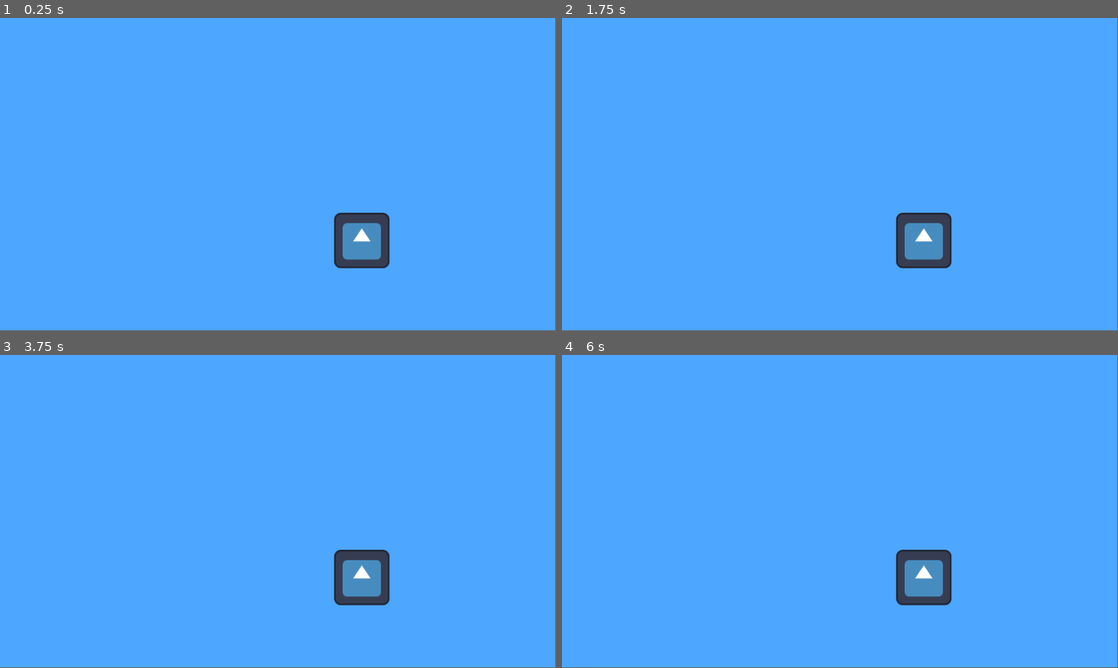
Above: before the commit, frames 1-4 (two rows, left to right).
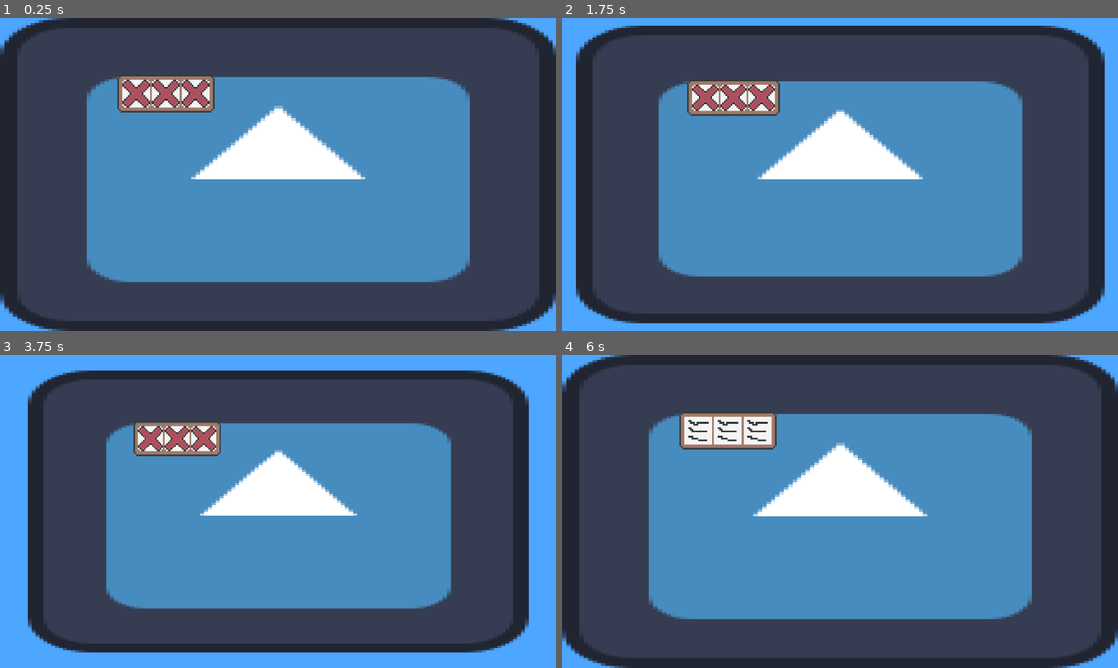
Above: after the commit, the same moments.

Repository: eric-marsh/farminata
Game: Godot game, scene res://scene/scene_switcher.tscn
The game is run twice, just before and just after one commit, with the same random seed, the same clock (stepped at 60 frames per second) and the same inputs. Before the commit the project starts from res://scene/SceneSwitcher.tscn. The engine's default icon, where the game draws it, is replaced by a stand-in: a white triangle on a blue panel in a dark square.
Inputs (mouse positions are in pixels of both pictures, inside the frame that each line leads up to):
- Up to frame 1 (0.25 s): no input
- Up to frame 2 (1.75 s): tap Enter at 0.5 s; move the mouse to (962, 158) at 0.52 s; tap Mouse wheel down (SCROLL_DOWN, bound only after the commit) at 0.6, 1.55 s; click (962, 158) at 0.67 s; tap Space (ui_select) at 0.77, 1.25, 1.52 s; tap Mouse wheel up (SCROLL_UP, bound only after the commit) at 0.8, 1.35 s; move the mouse to (728, 190) at 1.27 s; click (728, 190) at 1.42 s
- Up to frame 3 (3.75 s): tap Enter at 2, 3.5 s; move the mouse to (333, 442) at 2.02 s; tap Mouse wheel down (SCROLL_DOWN, bound only after the commit) at 2.1, 3.05, 3.6 s; click (333, 442) at 2.17 s; tap Mouse wheel up (SCROLL_UP, bound only after the commit) at 2.3, 2.85 s; tap Space (ui_select) at 2.75, 3.02 s; move the mouse to (250, 574) at 2.77 s; click (250, 574) at 2.92 s; move the mouse to (444, 558) at 3.52 s; click (444, 558) at 3.67 s
- Up to frame 4 (6 s): tap Space (ui_select) at 3.77, 4.25, 4.52 s; tap Mouse wheel up (SCROLL_UP, bound only after the commit) at 3.8, 4.35, 5.3, 5.85 s; move the mouse to (673, 464) at 4.27 s; click (673, 464) at 4.42 s; tap Mouse wheel down (SCROLL_DOWN, bound only after the commit) at 4.55, 5.1 s; move the mouse to (867, 511) at 5.02 s; click (867, 511) at 5.17 s; move the mouse to (756, 433) at 5.77 s; click (756, 433) at 5.92 s
In our replay, the window is 799x449 before the commit and 800x450 after it. These sizes can differ from the game's own. Grey fills any space a smaller window leaves; there, only what the larger window draws over its background counts as a difference.

The runs differ from the first frame. In frame 1, 98% of the frame differs, in the area x 0-100%, y 0-100%; in frame 2, 89%; in frame 3, 80%; in frame 4, 98%.
Error before the commit: Invalid access to property or key 'Audio' on a base object of type 'Node (globals)'. (res://script/main.gd:35)
Error after the commit: Invalid access to property or key 'Audio' on a base object of type 'Node (GlobalsNode)'. (res://script/main.gd:35)

Commit message:
add slotmachine that spins

Diff:
--- a/project.godot
+++ b/project.godot
@@ -20,9 +20,34 @@
 Debug="*res://script/debug.gd"
 Globals="*res://script/globals.gd"
 Util="*res://script/util.gd"
+Enum="*res://script/enum.gd"
+
+[display]
+
+window/size/viewport_width=640
+window/size/viewport_height=360
+window/size/window_width_override=1280
+window/size/window_height_override=720
+window/stretch/mode="canvas_items"
+window/stretch/aspect="expand"
+window/vsync/vsync_mode=0
+
+[input]
+
+SCROLL_UP={
+"deadzone": 0.2,
+"events": [Object(InputEventMouseButton,"resource_local_to_scene":false,"resource_name":"","device":-1,"window_id":0,"alt_pressed":false,"shift_pressed":false,"ctrl_pressed":false,"meta_pressed":false,"button_mask":8,"position":Vector2(377, 30),"global_position":Vector2(386, 78),"factor":1.0,"button_index":4,"canceled":false,"pressed":true,"double_click":false,"script":null)
+]
+}
+SCROLL_DOWN={
+"deadzone": 0.2,
+"events": [Object(InputEventMouseButton,"resource_local_to_scene":false,"resource_name":"","device":-1,"window_id":0,"alt_pressed":false,"shift_pressed":false,"ctrl_pressed":false,"meta_pressed":false,"button_mask":16,"position":Vector2(319, 17),"global_position":Vector2(328, 65),"factor":1.0,"button_index":5,"canceled":false,"pressed":true,"double_click":false,"script":null)
+]
+}
 
 [rendering]
 
+textures/canvas_textures/default_texture_filter=0
 renderer/rendering_method="gl_compatibility"
 renderer/rendering_method.mobile="gl_compatibility"
 environment/defaults/default_clear_color=Color(0.301961, 0.65098, 1, 1)
--- a/scene/SceneSwitcher.tscn
+++ /dev/null
@@ -1,7 +0,0 @@
-[gd_scene load_steps=2 format=3 uid="uid://d1obm0h3w6rdi"]
-
-[ext_resource type="PackedScene" uid="uid://ba0lyty7rw2vj" path="res://scene/main.tscn" id="1_6ypon"]
-
-[node name="SceneSwitcher" type="Node2D"]
-
-[node name="Main" parent="." instance=ExtResource("1_6ypon")]
--- a/scene/main.tscn
+++ b/scene/main.tscn
@@ -1,15 +1,21 @@
-[gd_scene load_steps=4 format=3 uid="uid://ba0lyty7rw2vj"]
+[gd_scene load_steps=5 format=3 uid="uid://ba0lyty7rw2vj"]
 
 [ext_resource type="Script" uid="uid://by0tfe1nx5cjc" path="res://script/main.gd" id="1_ig7tw"]
 [ext_resource type="Script" uid="uid://d4elg2t07heho" path="res://script/camera_2d.gd" id="2_v0l8b"]
 [ext_resource type="Texture2D" uid="uid://cwev440egrmyr" path="res://img/icon.svg" id="3_wp4xf"]
+[ext_resource type="PackedScene" uid="uid://ck234b7mscmrn" path="res://scene/slot_machine.tscn" id="4_brvut"]
 
 [node name="Main" type="Node2D"]
 script = ExtResource("1_ig7tw")
 
 [node name="Camera2D" type="Camera2D" parent="."]
+position = Vector2(320, 180)
 script = ExtResource("2_v0l8b")
 
 [node name="Icon" type="Sprite2D" parent="."]
-position = Vector2(194, 153)
+scale = Vector2(5.00781, 2.8125)
 texture = ExtResource("3_wp4xf")
+centered = false
+
+[node name="SlotMachine" parent="." instance=ExtResource("4_brvut")]
+position = Vector2(191, 87)
--- /dev/null
+++ b/scene/scene_switcher.tscn
@@ -0,0 +1,7 @@
+[gd_scene load_steps=2 format=3 uid="uid://d1obm0h3w6rdi"]
+
+[ext_resource type="PackedScene" uid="uid://ba0lyty7rw2vj" path="res://scene/main.tscn" id="1_hp0id"]
+
+[node name="SceneSwitcher" type="Node2D"]
+
+[node name="Main" parent="." instance=ExtResource("1_hp0id")]
--- /dev/null
+++ b/scene/slot_machine.tscn
@@ -0,0 +1,44 @@
+[gd_scene load_steps=6 format=3 uid="uid://ck234b7mscmrn"]
+
+[ext_resource type="Texture2D" uid="uid://0ujo5olp3s25" path="res://img/slots/slots.png" id="1_oebtt"]
+[ext_resource type="Script" uid="uid://b1r15orpmjjdd" path="res://script/slot_machine.gd" id="1_vdvju"]
+[ext_resource type="Texture2D" uid="uid://dk4c43vvjcjhn" path="res://img/slots/slots_white_bg.png" id="2_vdvju"]
+[ext_resource type="Texture2D" uid="uid://rxlpd65q3trl" path="res://img/slots/symbols/carrot_seed.png" id="4_om1wn"]
+
+[sub_resource type="RectangleShape2D" id="RectangleShape2D_cgo26"]
+size = Vector2(112, 44)
+
+[node name="SlotMachine" type="Area2D"]
+script = ExtResource("1_vdvju")
+
+[node name="white_bg" type="Sprite2D" parent="."]
+scale = Vector2(2, 2)
+texture = ExtResource("2_vdvju")
+
+[node name="slots_bg" type="Sprite2D" parent="."]
+scale = Vector2(2, 2)
+texture = ExtResource("1_oebtt")
+
+[node name="slot_symbols" type="Node2D" parent="."]
+
+[node name="slot_1" type="Sprite2D" parent="slot_symbols"]
+position = Vector2(-34, 0)
+scale = Vector2(2, 2)
+texture = ExtResource("4_om1wn")
+
+[node name="slot_2" type="Sprite2D" parent="slot_symbols"]
+scale = Vector2(2, 2)
+texture = ExtResource("4_om1wn")
+
+[node name="slot_3" type="Sprite2D" parent="slot_symbols"]
+position = Vector2(34, 0)
+scale = Vector2(2, 2)
+texture = ExtResource("4_om1wn")
+
+[node name="CollisionShape2D" type="CollisionShape2D" parent="."]
+shape = SubResource("RectangleShape2D_cgo26")
+
+[node name="SpinTimer" type="Timer" parent="."]
+
+[connection signal="input_event" from="." to="." method="_on_input_event"]
+[connection signal="timeout" from="SpinTimer" to="." method="_on_spin_timer_timeout"]
--- a/script/camera_2d.gd
+++ b/script/camera_2d.gd
@@ -7,18 +7,18 @@
 const zoom_speed = 1
 var zoom_in = false
 var zoom_out = false
-var default_zoom = Vector2(0.9, 0.9)
+var default_zoom = Vector2(1.0, 1.0)
 
 func _ready() -> void:
 	zoom = default_zoom
 	pass
 
-func _process(delta: float) -> void:
+func _process(_delta: float) -> void:
 	if Input.is_action_just_released("SCROLL_UP") and zoom < zoom_max:
 		await zoom_camera(Vector2(zoom_step, zoom_step))
 	elif Input.is_action_just_released("SCROLL_DOWN") and zoom > zoom_min:
 		await zoom_camera(Vector2(zoom_step, zoom_step) * -1)
 
-func zoom_camera(offset: Vector2) -> void:
-	zoom = lerp(zoom, zoom + offset, zoom_speed)
+func zoom_camera(zoom_offset: Vector2) -> void:
+	zoom = lerp(zoom, zoom + zoom_offset, zoom_speed)
 	await get_tree().create_timer(0.1).timeout
--- /dev/null
+++ b/script/enum.gd
@@ -0,0 +1,4 @@
+extends Node
+class_name EnumNode
+
+enum Slot_Output {Blurry, X, Water, Sun, Carrot_Seed }
--- a/script/globals.gd
+++ b/script/globals.gd
@@ -1,12 +1,12 @@
 extends Node
-class_name globals
+class_name GlobalsNode
 
-var Main = null
+var Main: MainNode = null
 
 func _ready():
 	reset_nodes()
 
-func _process(delta: float) -> void:
+func _process(_delta: float) -> void:
 	if !is_instance_valid(Main):
 		reset_nodes()
 
--- a/script/main.gd
+++ b/script/main.gd
@@ -1,5 +1,5 @@
 extends Node2D
-class_name Main
+class_name MainNode
 
 var global_timer = 0
 var total_seconds = 0.0
--- /dev/null
+++ b/script/slot_machine.gd
@@ -0,0 +1,79 @@
+extends Area2D
+class_name SlotMachineNode
+
+
+var default_wait_time: float = 3.0
+var min_spin_time: float = default_wait_time / 2
+var slot_gap_time = (default_wait_time - min_spin_time) / 3
+
+var possible_outputs: Array[Enum.Slot_Output] = [
+	Enum.Slot_Output.X,
+	Enum.Slot_Output.X,
+	Enum.Slot_Output.Sun,
+	Enum.Slot_Output.Water,
+	Enum.Slot_Output.Carrot_Seed
+	]
+
+var slots: Array[Enum.Slot_Output] = [
+	Enum.Slot_Output.X,
+	Enum.Slot_Output.X,
+	Enum.Slot_Output.X,
+]
+
+func _ready() -> void:
+	var default_wait_time: float = 3.0
+	var min_spin_time: float = default_wait_time / 2
+	var slot_gap_time = (default_wait_time - min_spin_time) / 3
+
+	$SpinTimer.one_shot = true
+	$SpinTimer.wait_time = default_wait_time
+	update_slot_symbols_images()
+
+func _process(delta: float) -> void:
+	pass
+
+func _on_input_event(viewport: Node, event: InputEvent, shape_idx: int) -> void:
+	if event is InputEventMouseButton and event.button_index == MOUSE_BUTTON_LEFT and event.is_pressed():
+		if is_spinning():
+			return
+		start_spin_timer()
+
+func is_spinning() -> bool:
+	return !$SpinTimer.is_stopped()
+
+func start_spin_timer() -> void:
+	$SpinTimer.start()
+	set_all_slots(Enum.Slot_Output.Blurry)
+	update_slot_symbols_images()
+
+	Util.quick_timer(self, min_spin_time, func():
+		set_next_slot_symbol()
+	)
+
+func set_next_slot_symbol():
+	for i in range(slots.size()):
+		if slots[i] == Enum.Slot_Output.Blurry:
+			slots[i] = get_random_slot_output()
+			update_slot_symbols_images()
+			if i < slots.size() - 1:
+				Util.quick_timer(self, slot_gap_time, func():
+					set_next_slot_symbol()
+				)
+			else:
+				$SpinTimer.stop() # stop timer just in case it doesnt line up. It doesnt
+			return
+
+func get_random_slot_output() -> Enum.Slot_Output:
+	return possible_outputs[randi() % possible_outputs.size()]
+
+func _on_spin_timer_timeout() -> void:
+	# TODO: Do output
+	pass
+
+func set_all_slots(symbol: Enum.Slot_Output) -> void:
+	for i in range(slots.size()):
+		slots[i] = symbol
+
+func update_slot_symbols_images() -> void:
+	for i in range($slot_symbols.get_children().size()):
+		$slot_symbols.get_children()[i].texture = Util.get_slot_output_img(slots[i])
--- a/script/util.gd
+++ b/script/util.gd
@@ -16,32 +16,40 @@
 func get_random_enum_value(enum_type: Dictionary) -> int:
 	var values = enum_type.values()
 	return values[randi() % values.size()]
-#
-#func get_dir_string(c: Enum.Dir):
-	#match(c):
-		#Enum.Dir.Left:
-			#return "Left"
-		#Enum.Dir.Right:
-			#return "Right"
-		#Enum.Dir.Up:
-			#return "Up"
-		#Enum.Dir.Down:
-			#return "Down"
-#
-#func get_color_from_enum(c: Enum.Color_Type):
-	#match(c):
-		#Enum.Color_Type.Red:
-			#return Color.html("#fa5457")
-		#Enum.Color_Type.Blue:
-			#return Color.html("#01b4bc")
-		#Enum.Color_Type.Green:
-			#return Color.html("#f6d51f")
-#
-#func get_color_string(c: Enum.Color_Type):
-	#match(c):
-		#Enum.Color_Type.Red:
-			#return "Red"
-		#Enum.Color_Type.Blue:
-			#return "Blue"
-		#Enum.Color_Type.Green:
-			#return "Green"
+
+#enum Slot_Output {X, Water, Sun, Carrot_Seed }
+const BLURRY = preload("res://img/slots/symbols/blurry.png")
+const CARROT_SEED = preload("res://img/slots/symbols/carrot_seed.png")
+const SUN = preload("res://img/slots/symbols/sun.png")
+const WATER = preload("res://img/slots/symbols/water.png")
+const X = preload("res://img/slots/symbols/x.png")
+func get_slot_output_img(symbol: Enum.Slot_Output) -> Texture2D:
+	match(symbol):
+		Enum.Slot_Output.Blurry:
+			return BLURRY
+		Enum.Slot_Output.X:
+			return X
+		Enum.Slot_Output.Water:
+			return WATER
+		Enum.Slot_Output.Sun:
+			return SUN
+		Enum.Slot_Output.Carrot_Seed:
+			return CARROT_SEED
+		_:
+			return null
+
+func get_slot_output_string(symbol: Enum.Slot_Output) -> String:
+	match(symbol):
+		Enum.Slot_Output.Blurry:
+			return "BLURRY"
+		Enum.Slot_Output.X:
+			return "X"
+		Enum.Slot_Output.Water:
+			return "WATER"
+		Enum.Slot_Output.Sun:
+			return "SUN"
+		Enum.Slot_Output.Carrot_Seed:
+			return "CARROT_SEED"
+		_:
+			print("DONT KNOW WHAT THAT WAS", symbol)
+			return ""
--- a/util.tscn
+++ /dev/null
@@ -1,3 +0,0 @@
-[gd_scene format=3 uid="uid://8w7w34cx3jiv"]
-
-[node name="Util" type="Node2D"]
Binary file added: img/slots/slots.png
Not shown, added: img/slots/slots.png.import
Binary file added: img/slots/slots_white_bg.png
Not shown, added: img/slots/slots_white_bg.png.import
Binary file added: img/slots/symbols/blurry.png
Not shown, added: img/slots/symbols/blurry.png.import
Binary file added: img/slots/symbols/carrot_seed.png
Not shown, added: img/slots/symbols/carrot_seed.png.import
Binary file added: img/slots/symbols/sun.png
Not shown, added: img/slots/symbols/sun.png.import
Binary file added: img/slots/symbols/water.png
Not shown, added: img/slots/symbols/water.png.import
(and 4 more such lines)
